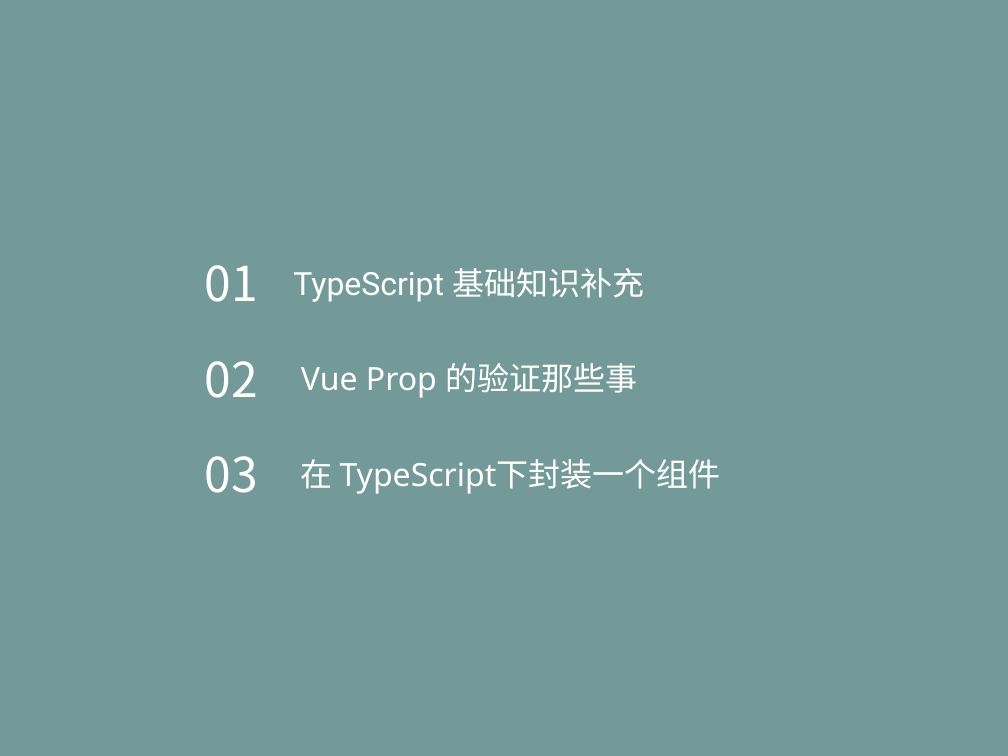
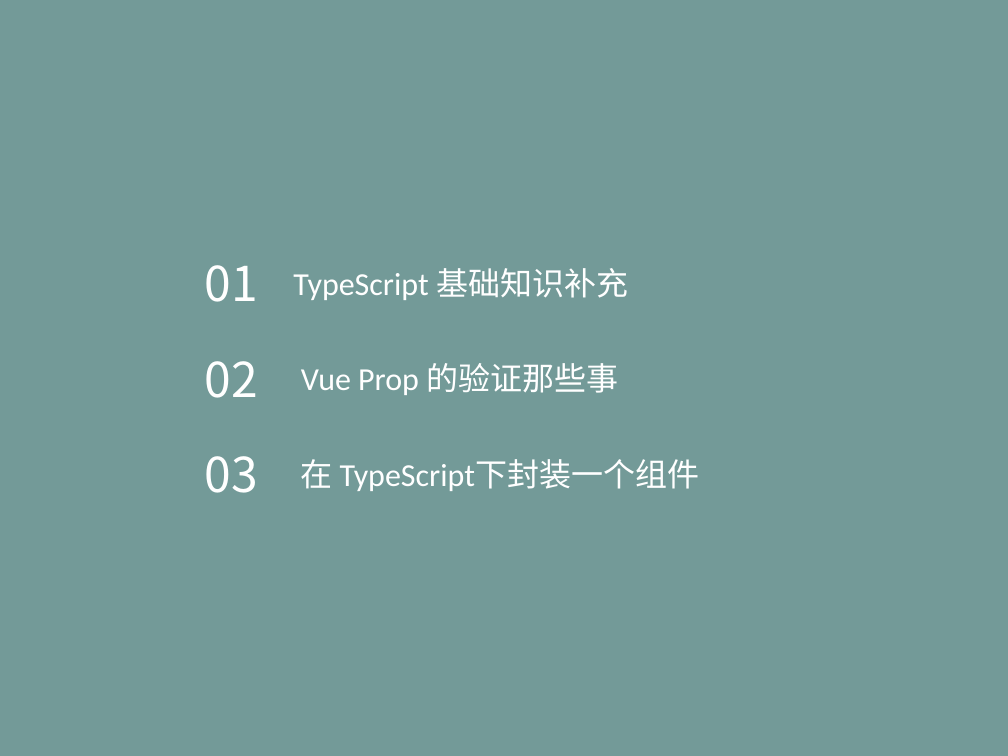
Before and after one commit to life0727/blog, a slide deck: slide 2 of ppt/typescript（三）.pptx. Drawn at 1008x756 pixels with LibreOffice and Linux fonts; fonts in the diff are those of the drawing. Boxes give left, top, right and bottom in pixels: in the first picture for what was removed or moved away, otherwise in the second. Text is boxed around its words. In the diff, an @@ line names an element or a change of style, - is before the commit and + after.

```diff
--- a/ppt/typescript（三）.pptx
+++ b/ppt/typescript（三）.pptx
@@ text "TypeScript 基础知识补充" at (x1=293, y1=268, x2=628, y2=300): font Roboto to Calibri @@
@@ text "Vue Prop 的验证那些事" at (x1=301, y1=363, x2=618, y2=395): font Noto Sans to Calibri @@
@@ text "在 TypeScript下封装一个组件" at (x1=300, y1=459, x2=699, y2=491): font Noto Sans to Calibri @@
```
Also in this commit, not shown: 8 other slides changed, 1 slide added.
